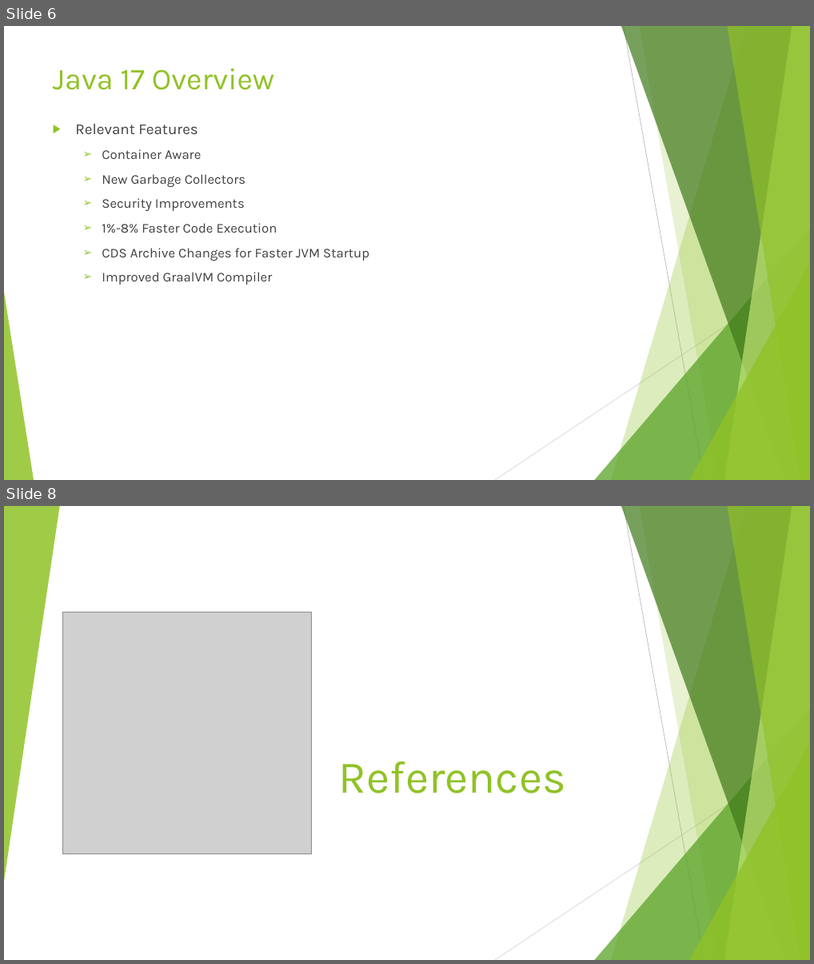
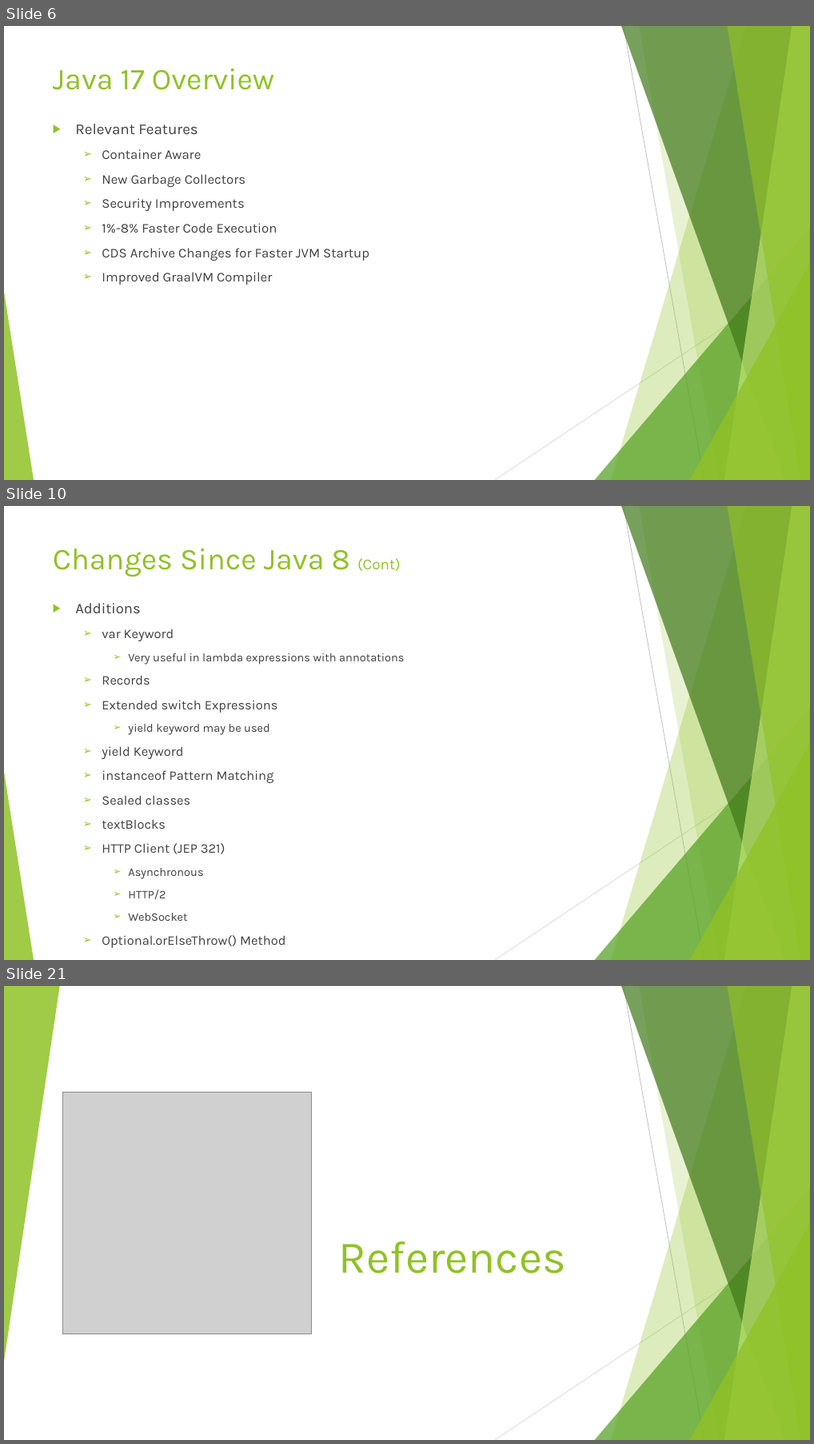
Before and after one commit to Rohan427/Qpid4Graal, a slide deck: doc/reference/Java_17 _Upgrade.pptx. Shown one above the other, each under a label of ours: slides 6 and 8 before the commit, slides 6, 10 and 21 after it; the slides between them are not shown. The pictures are 814x964 and 814x1444 pixels, drawn with LibreOffice and Linux fonts; fonts in the diff are those of the drawing; grey boxes stand for pictures. Boxes give left, top, right and bottom in pixels: in the first picture for what was removed or moved away, otherwise in the second. Text is boxed around its words. In the diff, an @@ line names an element or a change of style, - is before the commit and + after.

Commit message:
Java 17 Upgrade PPT v2

```diff
--- a/doc/reference/Java_17 _Upgrade.pptx
+++ b/doc/reference/Java_17 _Upgrade.pptx
@@ slide 10 added at box(4, 506, 810, 960), background #FFFFFF; not listed: 10 template elements that a slide beside it also shows @@
@@ title added at box(53, 548, 401, 576), 36 pt, text #90C226 @@
+Changes Since Java 8 (Cont)
@@ text added at box(75, 603, 404, 920), 15.7 pt, text #404040 @@
+▶ Additions
+  ➢ var Keyword
+    ➢ Very useful in lambda expressions with annotations
+  ➢ Records
+  ➢ Extended switch Expressions
+    ➢ yield keyword may be used
+  ➢ yield Keyword
+  ➢ instanceof Pattern Matching
+  ➢ Sealed classes
+  ➢ textBlocks
+  ➢ HTTP Client (JEP 321)
+    ➢ Asynchronous
+    ➢ HTTP/2
+    ➢ WebSocket
+  ➢ Optional.orElseThrow() Method
@@ what was slide 8 is now slide 21 @@
```
Also in this commit, not shown: 3 slides changed, 12 other slides added, 1 other file.
